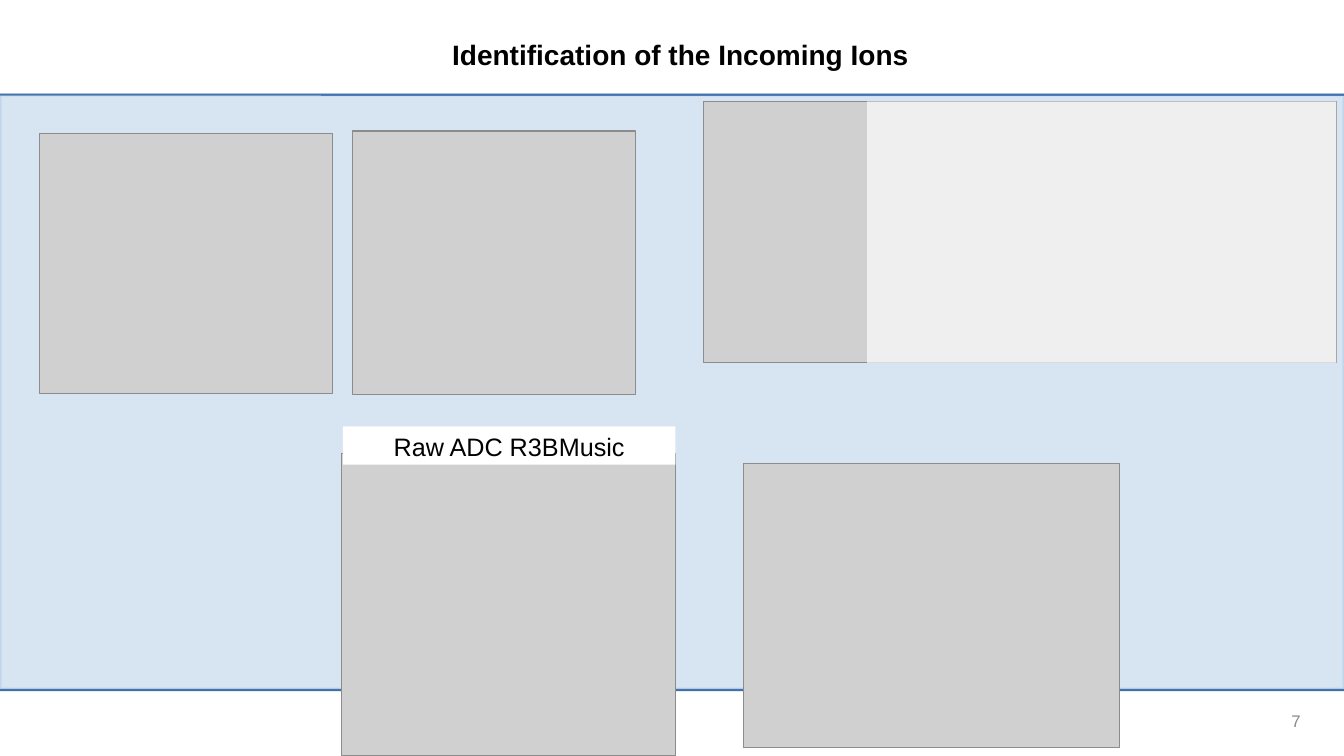
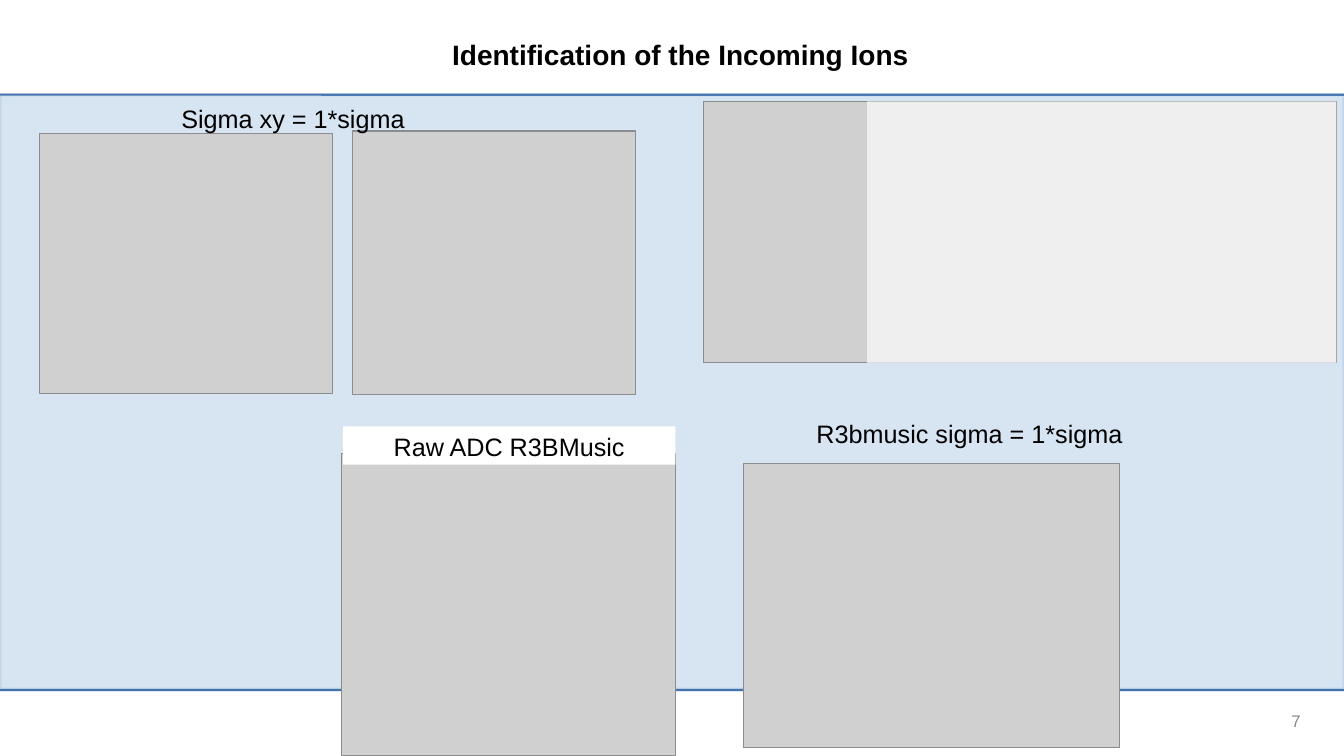
Before and after one commit to jenegger/r3bweek24_gsi, a slide deck: slide 7 of r3bweek_24_gsi.odp. Drawn at 1344x756 pixels with LibreOffice and Linux fonts; fonts in the diff are those of the drawing; grey boxes stand for pictures; background and template pictures are left out. Boxes give left, top, right and bottom in pixels: in the first picture for what was removed or moved away, otherwise in the second. Text is boxed around its words. In the diff, an @@ line names an element or a change of style, - is before the commit and + after.

```diff
--- a/r3bweek_24_gsi.odp
+++ b/r3bweek_24_gsi.odp
@@ text added at [181,109,405,134], 18 pt, text #000000 @@
+Sigma xy = 1*sigma
@@ text added at [816,424,1122,449], 18 pt, text #000000 @@
+R3bmusic sigma = 1*sigma
```
Also in this commit, not shown: 4 other slides changed, 5 slides added, 2 slides removed, 14 other files.
